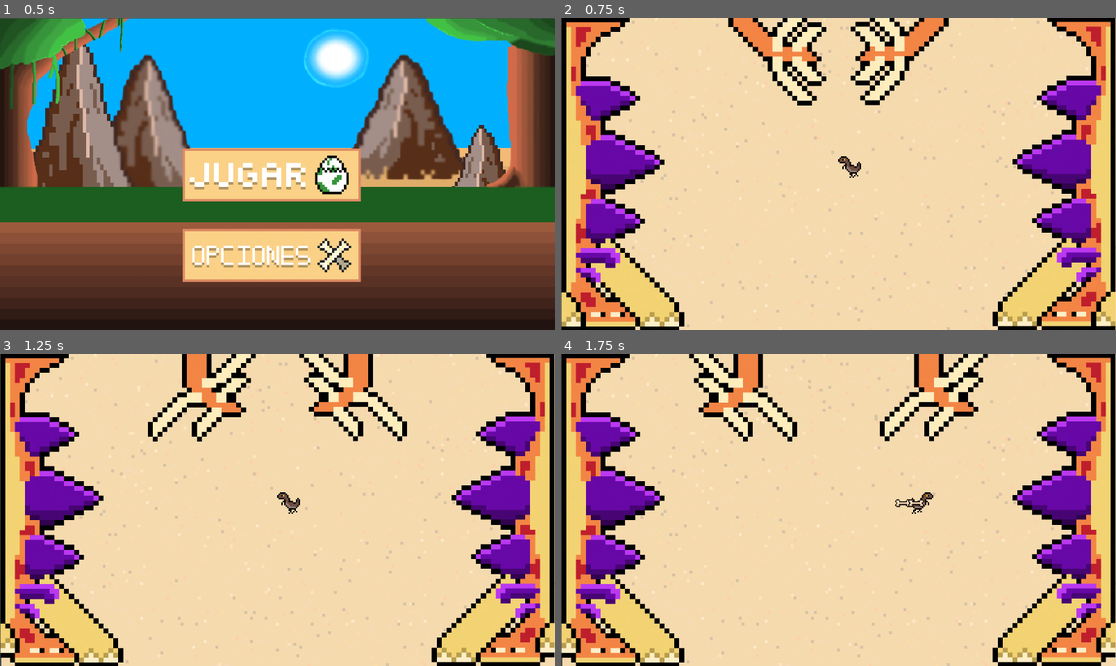
Above: before the commit, frames 1-4 (two rows, left to right).
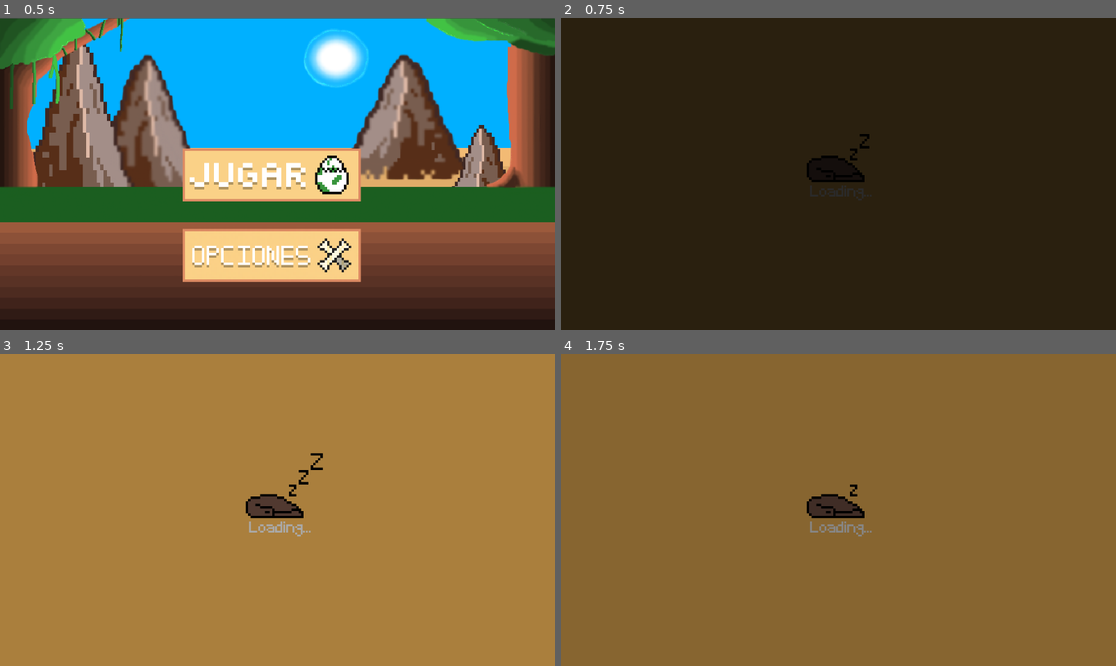
Above: after the commit, the same moments.

Repository: albanofazzito/BulletHell-Fazzito
Game: Godot game, scene res://Escenas/MenuPrincipal.tscn
Same seed, same stepped clock (60 frames per second), same inputs: the game is played once before the commit and once after it.
Inputs (mouse positions are in pixels of both pictures, inside the frame that each line leads up to):
- Up to frame 1 (0.5 s): no input
- Up to frame 2 (0.75 s): click (832, 174) at 0.5 s
- Up to frame 3 (1.25 s): no input
- Up to frame 4 (1.75 s): hold D (mover_derecha) from 1.28 s (still down); hold K (disparar) from 1.28 s (still down)

Frame 1 is identical in both runs. In frame 2, 100% of the frame differs, in the area x 0-100%, y 0-100%; in frame 3, 100%; in frame 4, 100%.

Commit message:
Se añadio pantalla de carga
Se termino el tutorial

Se inicio el selector de niveles

Se añadio fadeIns y fadeOuts

Se inicio el menu de ajustes

Diff:
--- /dev/null
+++ b/bullet-hell/Escenas/Ajustes.tscn
@@ -0,0 +1,15 @@
+[gd_scene format=3 uid="uid://cl786ejdx2j6q"]
+
+[ext_resource type="Texture2D" uid="uid://br2bfnushcu3k" path="res://Sprites/arena.png" id="1_b6a0o"]
+
+[node name="Control" type="Control" unique_id=2103458118]
+layout_mode = 3
+anchors_preset = 15
+anchor_right = 1.0
+anchor_bottom = 1.0
+grow_horizontal = 2
+grow_vertical = 2
+
+[node name="Arena" type="Sprite2D" parent="." unique_id=2060010312]
+position = Vector2(576, 324)
+texture = ExtResource("1_b6a0o")
--- a/bullet-hell/Escenas/Juego.tscn
+++ b/bullet-hell/Escenas/Juego.tscn
@@ -16,6 +16,43 @@
 
 [sub_resource type="WorldBoundaryShape2D" id="WorldBoundaryShape2D_pbjfh"]
 normal = Vector2(0, 1)
+
+[sub_resource type="Animation" id="Animation_a5pd0"]
+length = 0.001
+tracks/0/type = "value"
+tracks/0/imported = false
+tracks/0/enabled = true
+tracks/0/path = NodePath("CanvasLayer/TextureRect:modulate")
+tracks/0/interp = 1
+tracks/0/loop_wrap = true
+tracks/0/keys = {
+"times": PackedFloat32Array(0),
+"transitions": PackedFloat32Array(1),
+"update": 0,
+"values": [Color(0, 0, 0, 0)]
+}
+
+[sub_resource type="Animation" id="Animation_q5ubt"]
+resource_name = "fadeIn"
+length = 4.0
+tracks/0/type = "value"
+tracks/0/imported = false
+tracks/0/enabled = true
+tracks/0/path = NodePath("CanvasLayer/TextureRect:modulate")
+tracks/0/interp = 1
+tracks/0/loop_wrap = true
+tracks/0/keys = {
+"times": PackedFloat32Array(-0.4000001, 1.1, 2.0666666),
+"transitions": PackedFloat32Array(1, 1, 1),
+"update": 0,
+"values": [Color(0, 0, 0, 0), Color(0, 0, 0, 1), Color(0, 0, 0, 0)]
+}
+
+[sub_resource type="AnimationLibrary" id="AnimationLibrary_pbjfh"]
+_data = {
+&"RESET": SubResource("Animation_a5pd0"),
+&"fadeIn": SubResource("Animation_q5ubt")
+}
 
 [node name="Node2D" type="Node2D" unique_id=1919910432]
 
@@ -57,3 +94,15 @@
 [node name="CollisionShape2D4" type="CollisionShape2D" parent="Area2D" unique_id=2140750516]
 position = Vector2(575, -2)
 shape = SubResource("WorldBoundaryShape2D_pbjfh")
+
+[node name="CanvasLayer" type="CanvasLayer" parent="." unique_id=1648550104]
+
+[node name="TextureRect" type="ColorRect" parent="CanvasLayer" unique_id=1340310724]
+modulate = Color(0, 0, 0, 0)
+offset_right = 1152.0
+offset_bottom = 648.0
+
+[node name="AnimationPlayer" type="AnimationPlayer" parent="CanvasLayer" unique_id=1263047942]
+root_node = NodePath("../..")
+libraries/ = SubResource("AnimationLibrary_pbjfh")
+autoplay = &"fadeIn"
--- /dev/null
+++ b/bullet-hell/Escenas/Loading.tscn
@@ -0,0 +1,135 @@
+[gd_scene format=3 uid="uid://dwj58j42an6qr"]
+
+[ext_resource type="Texture2D" uid="uid://b8g51vhgt2r6k" path="res://Sprites/RaptorDurmiendo.png" id="1_vj86t"]
+[ext_resource type="Script" uid="uid://cq20mdtlswelr" path="res://Scripts/Loading.gd" id="1_ydeua"]
+[ext_resource type="FontFile" uid="uid://c3d4tbh8adagl" path="res://Fuentes/Minecraft.ttf" id="2_yiwd6"]
+
+[sub_resource type="AtlasTexture" id="AtlasTexture_yiwd6"]
+atlas = ExtResource("1_vj86t")
+region = Rect2(0, 0, 32, 27)
+
+[sub_resource type="AtlasTexture" id="AtlasTexture_ydeua"]
+atlas = ExtResource("1_vj86t")
+region = Rect2(32, 0, 32, 27)
+
+[sub_resource type="AtlasTexture" id="AtlasTexture_nxck6"]
+atlas = ExtResource("1_vj86t")
+region = Rect2(64, 0, 32, 27)
+
+[sub_resource type="AtlasTexture" id="AtlasTexture_ebyci"]
+atlas = ExtResource("1_vj86t")
+region = Rect2(96, 0, 32, 27)
+
+[sub_resource type="SpriteFrames" id="SpriteFrames_opx8x"]
+animations = [{
+"frames": [{
+"duration": 1.0,
+"texture": SubResource("AtlasTexture_yiwd6")
+}, {
+"duration": 1.0,
+"texture": SubResource("AtlasTexture_ydeua")
+}, {
+"duration": 1.0,
+"texture": SubResource("AtlasTexture_nxck6")
+}, {
+"duration": 1.0,
+"texture": SubResource("AtlasTexture_ebyci")
+}],
+"loop": true,
+"name": &"default",
+"speed": 2.5
+}]
+
+[sub_resource type="Animation" id="Animation_vj86t"]
+length = 0.001
+tracks/0/type = "value"
+tracks/0/imported = false
+tracks/0/enabled = true
+tracks/0/path = NodePath("ColorRect:modulate")
+tracks/0/interp = 1
+tracks/0/loop_wrap = true
+tracks/0/keys = {
+"times": PackedFloat32Array(0),
+"transitions": PackedFloat32Array(1),
+"update": 0,
+"values": [Color(1, 0.74509805, 0.40392157, 0)]
+}
+
+[sub_resource type="Animation" id="Animation_nxck6"]
+resource_name = "fadeIn"
+tracks/0/type = "value"
+tracks/0/imported = false
+tracks/0/enabled = true
+tracks/0/path = NodePath("ColorRect:modulate")
+tracks/0/interp = 1
+tracks/0/loop_wrap = true
+tracks/0/keys = {
+"times": PackedFloat32Array(0, 1),
+"transitions": PackedFloat32Array(1, 1),
+"update": 0,
+"values": [Color(0, 0, 0, 1), Color(0, 0, 0, 0)]
+}
+
+[sub_resource type="Animation" id="Animation_ydeua"]
+resource_name = "fadeOut"
+tracks/0/type = "value"
+tracks/0/imported = false
+tracks/0/enabled = true
+tracks/0/path = NodePath("ColorRect:modulate")
+tracks/0/interp = 1
+tracks/0/loop_wrap = true
+tracks/0/keys = {
+"times": PackedFloat32Array(0, 1),
+"transitions": PackedFloat32Array(1, 1),
+"update": 0,
+"values": [Color(1, 0.74509805, 0.40392157, 0), Color(0, 0, 0, 1)]
+}
+
+[sub_resource type="AnimationLibrary" id="AnimationLibrary_nxck6"]
+_data = {
+&"RESET": SubResource("Animation_vj86t"),
+&"fadeIn": SubResource("Animation_nxck6"),
+&"fadeOut": SubResource("Animation_ydeua")
+}
+
+[node name="CanvasLayer" type="CanvasLayer" unique_id=1319996796]
+script = ExtResource("1_ydeua")
+
+[node name="ColorRect2" type="ColorRect" parent="." unique_id=36374164]
+offset_right = 1152.0
+offset_bottom = 648.0
+color = Color(0.9999997, 0.7481601, 0.35813943, 1)
+
+[node name="AnimatedSprite2D" type="AnimatedSprite2D" parent="." unique_id=21670852]
+position = Vector2(590, 274)
+scale = Vector2(5, 5)
+sprite_frames = SubResource("SpriteFrames_opx8x")
+autoplay = "default"
+frame_progress = 0.7733722
+
+[node name="Label" type="Label" parent="." unique_id=1204126389]
+anchors_preset = 8
+anchor_left = 0.5
+anchor_top = 0.5
+anchor_right = 0.5
+anchor_bottom = 0.5
+offset_left = -59.5
+offset_top = 23.5
+offset_right = 69.5
+offset_bottom = 54.5
+grow_horizontal = 2
+grow_vertical = 2
+theme_override_fonts/font = ExtResource("2_yiwd6")
+theme_override_font_sizes/font_size = 30
+text = "Loading..."
+
+[node name="ColorRect" type="ColorRect" parent="." unique_id=959308983]
+modulate = Color(1, 0.74509805, 0.40392157, 0)
+offset_right = 1152.0
+offset_bottom = 648.0
+color = Color(0, 0, 0, 1)
+
+[node name="AnimationPlayer" type="AnimationPlayer" parent="." unique_id=1036040722]
+libraries/ = SubResource("AnimationLibrary_nxck6")
+
+[connection signal="animation_finished" from="AnimationPlayer" to="." method="_on_animation_player_animation_finished"]
--- /dev/null
+++ b/bullet-hell/Escenas/SeleccionNiveles.tscn
@@ -0,0 +1,50 @@
+[gd_scene format=3 uid="uid://cqerlebyoukx3"]
+
+[ext_resource type="Script" uid="uid://t6i685bwdk2u" path="res://Scripts/seleccion_niveles.gd" id="1_f4dyt"]
+[ext_resource type="Texture2D" uid="uid://cawk2pkhs7h8g" path="res://Sprites/fondoNiveles.png" id="1_n2hgb"]
+[ext_resource type="Texture2D" uid="uid://dhdkc16v5sr72" path="res://Sprites/Tutorial.png" id="3_5itxk"]
+[ext_resource type="Texture2D" uid="uid://c4sqo1udv4l7y" path="res://Sprites/Nivel1.png" id="4_s3ei3"]
+
+[sub_resource type="PlaceholderTexture2D" id="PlaceholderTexture2D_5itxk"]
+
+[node name="Control" type="Control" unique_id=1583437291]
+layout_mode = 3
+anchors_preset = 15
+anchor_right = 1.0
+anchor_bottom = 1.0
+grow_horizontal = 2
+grow_vertical = 2
+script = ExtResource("1_f4dyt")
+
+[node name="FondoNiveles" type="Sprite2D" parent="." unique_id=1781887487]
+position = Vector2(576.00006, 324)
+scale = Vector2(18, 18)
+texture = ExtResource("1_n2hgb")
+
+[node name="HBoxContainer" type="HBoxContainer" parent="." unique_id=658614361]
+layout_mode = 0
+offset_left = 29.400003
+offset_top = 183.0
+offset_right = 944.06665
+offset_bottom = 476.0
+scale = Vector2(1.2, 1)
+theme_override_constants/separation = 16
+
+[node name="Tutorial" type="TextureRect" parent="HBoxContainer" unique_id=911736688]
+custom_minimum_size = Vector2(200, 200)
+layout_mode = 2
+texture = ExtResource("3_5itxk")
+expand_mode = 2
+stretch_mode = 5
+
+[node name="Nivel1" type="TextureRect" parent="HBoxContainer" unique_id=2100346064]
+layout_mode = 2
+texture = ExtResource("4_s3ei3")
+expand_mode = 2
+stretch_mode = 5
+
+[node name="Nivel2" type="TextureRect" parent="HBoxContainer" unique_id=1389566820]
+layout_mode = 2
+texture = SubResource("PlaceholderTexture2D_5itxk")
+expand_mode = 2
+stretch_mode = 5
--- a/bullet-hell/Escenas/Tutorial.tscn
+++ b/bullet-hell/Escenas/Tutorial.tscn
@@ -14,7 +14,7 @@
 texture = ExtResource("1_x6ikd")
 
 [node name="Node2D" parent="." unique_id=1651068310 instance=ExtResource("2_ekji2")]
-position = Vector2(532, 198)
+position = Vector2(593, 412)
 
 [node name="Node2D2" parent="." unique_id=1382486658 instance=ExtResource("4_sklaq")]
 position = Vector2(-5, 1)
@@ -40,6 +40,7 @@
 position = Vector2(873, 438)
 
 [node name="TimerMeteoritos" type="Timer" parent="." unique_id=192182662]
+wait_time = 0.2
 
 [connection signal="timeout" from="TimerMensajes" to="." method="_on_timer_mensajes_timeout"]
 [connection signal="timeout" from="TimerMeteoritos" to="." method="_on_timer_meteoritos_timeout"]
--- /dev/null
+++ b/bullet-hell/Scripts/Loading.gd
@@ -0,0 +1,19 @@
+extends CanvasLayer
+
+var nuevaEscena
+
+func _ready():
+	visible=false
+func cambiar_escena(escena):
+	visible=true
+	nuevaEscena=escena
+	$AnimationPlayer.play("fadeIn")
+
+
+
+func _on_animation_player_animation_finished(anim_name: StringName) -> void:
+	if anim_name== "fadeIn":
+		get_tree().change_scene_to_file(nuevaEscena)
+		$AnimationPlayer.play("fadeOut")
+	elif anim_name == "fadeOut":
+		visible = false
--- a/bullet-hell/Scripts/MovimientoRaptor.gd
+++ b/bullet-hell/Scripts/MovimientoRaptor.gd
@@ -69,7 +69,6 @@
 		disparo.iniciar(dir)
 		get_parent().add_child(disparo)
 		disparo.global_position= global_position
-
 		$cooldown.start()
 		disparando=false
 
--- a/bullet-hell/Scripts/Stego.gd
+++ b/bullet-hell/Scripts/Stego.gd
@@ -82,7 +82,7 @@
 		espina.inicializar(1,$EspinaSuperior,0.8)
 	$EspinaSuperior.visible=false
 	$ReponerEspinaArriba.start(1)
-	$TimerDisparoAbajo.start(randf_range(3,6))
+	$TimerDisparoArriba.start(randf_range(3,6))
 
 func _on_timer_disparo_abajo_timeout() -> void:
 	var espina=escenaEspina.instantiate()
@@ -97,7 +97,7 @@
 		espina.inicializar(1,$EspinaInferior,0.8)
 	$EspinaInferior.visible=false
 	$ReponerEspinaAbajo.start(1)
-	$TimerDisparoArriba.start(randf_range(2,4))
+	$TimerDisparoAbajo.start(randf_range(2,4))
 
 
 func _on_reponer_espina_medio_timeout() -> void:
--- a/bullet-hell/Scripts/boton_jugar.gd
+++ b/bullet-hell/Scripts/boton_jugar.gd
@@ -2,4 +2,4 @@
 
 
 func _on_texture_button_pressed() -> void:
-	get_tree().change_scene_to_file("res://Escenas/Juego.tscn")
+	Loading.cambiar_escena("res://Escenas/Juego.tscn")
--- a/bullet-hell/Scripts/meteorito.gd
+++ b/bullet-hell/Scripts/meteorito.gd
@@ -5,6 +5,8 @@
 var velocidad=200
 func inicializar(dir):
 	direccion=dir
+	if dir.x>0:
+		$Area2D/AnimatedSprite2D.flip_h=true
 
 func _process(delta: float) -> void:
 	position+=delta*velocidad*direccion
--- /dev/null
+++ b/bullet-hell/Scripts/seleccion_niveles.gd
@@ -0,0 +1,5 @@
+extends Control
+
+
+var niveles=[$Tutorial, $Nivel1, $Nivel2]
+var seleccionado=0
--- a/bullet-hell/Scripts/tutorial.gd
+++ b/bullet-hell/Scripts/tutorial.gd
@@ -8,6 +8,7 @@
 var CostillasEscena
 var costilla
 var meteoritoEscena
+var meteoritos=0
 func _ready():
 	meteoritoEscena= preload("res://Escenas/Meteorito.tscn")
 	CostillasEscena=preload("res://Escenas/Costillas.tscn")
@@ -33,12 +34,17 @@
 func iniciarUltimaParte():
 	mensajesIndex+= 1
 	Brachio.inicializar(mensajes[mensajesIndex], 560.0, 160.0)
-	for i in range(50):
-		$TimerMeteoritos.start(0.5)
+
+	for i in range(5):
+		$TimerMeteoritos.start()
 
 
 func _on_timer_meteoritos_timeout() -> void:
-	var meteorito= meteoritoEscena.instantiate()
-	add_child(meteorito)
-	meteorito.global_position= Vector2(randf_range(0,1152),-20)
-	meteorito.inicializar(Vector2.from_angle(randf_range(30,60)))
+	if meteoritos<75:
+		var meteorito= meteoritoEscena.instantiate()
+		add_child(meteorito)
+		meteorito.global_position= Vector2(randf_range(0,1152),-10)
+		meteorito.inicializar(Vector2.from_angle(90))
+		meteoritos+=1
+	else:
+		$TimerMeteoritos.stop()
--- a/bullet-hell/project.godot
+++ b/bullet-hell/project.godot
@@ -18,6 +18,7 @@
 [autoload]
 
 AutoLoad="*uid://dgmua5cnb25fv"
+Loading="*uid://dwj58j42an6qr"
 
 [global_group]
 
Binary file added: bullet-hell/Fuentes/Minecraft.ttf
Not shown, added: bullet-hell/Fuentes/Minecraft.ttf.import
Not shown, added: bullet-hell/Scripts/Loading.gd.uid
Empty file added: bullet-hell/Scripts/loading.gd
Not shown, added: bullet-hell/Scripts/loading.gd.uid
Not shown, added: bullet-hell/Scripts/seleccion_niveles.gd.uid
Binary file added: bullet-hell/Sprites/AnkyAjustes.png
Not shown, added: bullet-hell/Sprites/AnkyAjustes.png.import
Binary file added: bullet-hell/Sprites/Nivel1.png
Not shown, added: bullet-hell/Sprites/Nivel1.png.import
Binary file added: bullet-hell/Sprites/RaptorDurmiendo.png
Not shown, added: bullet-hell/Sprites/RaptorDurmiendo.png.import
(and 4 more such lines)
